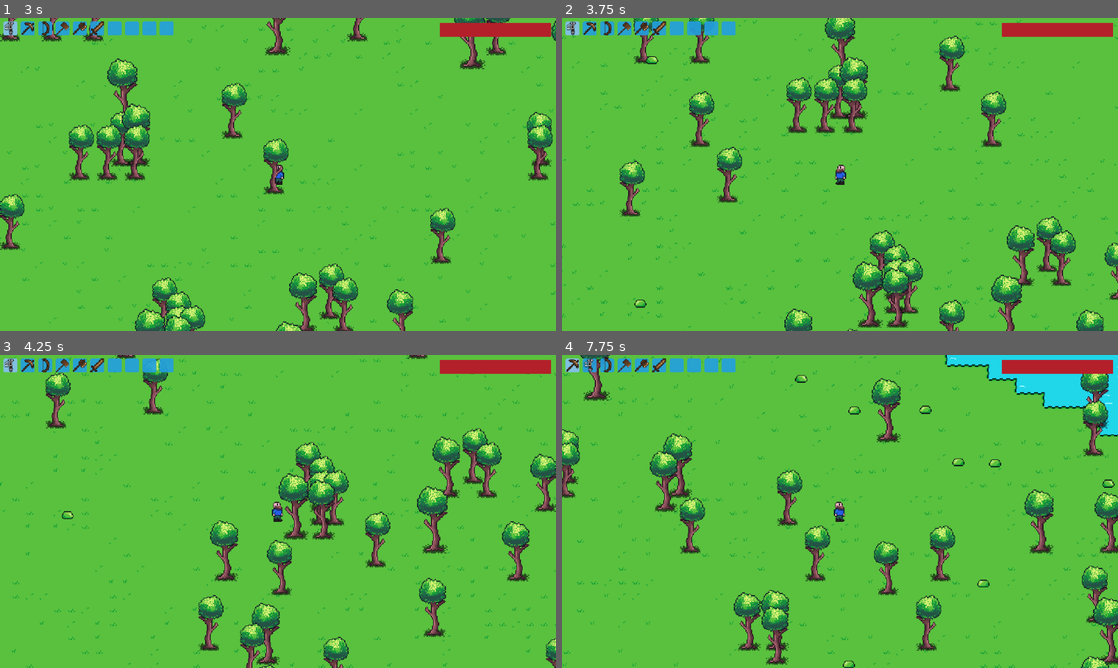
Above: before the commit, frames 1-4 (two rows, left to right).
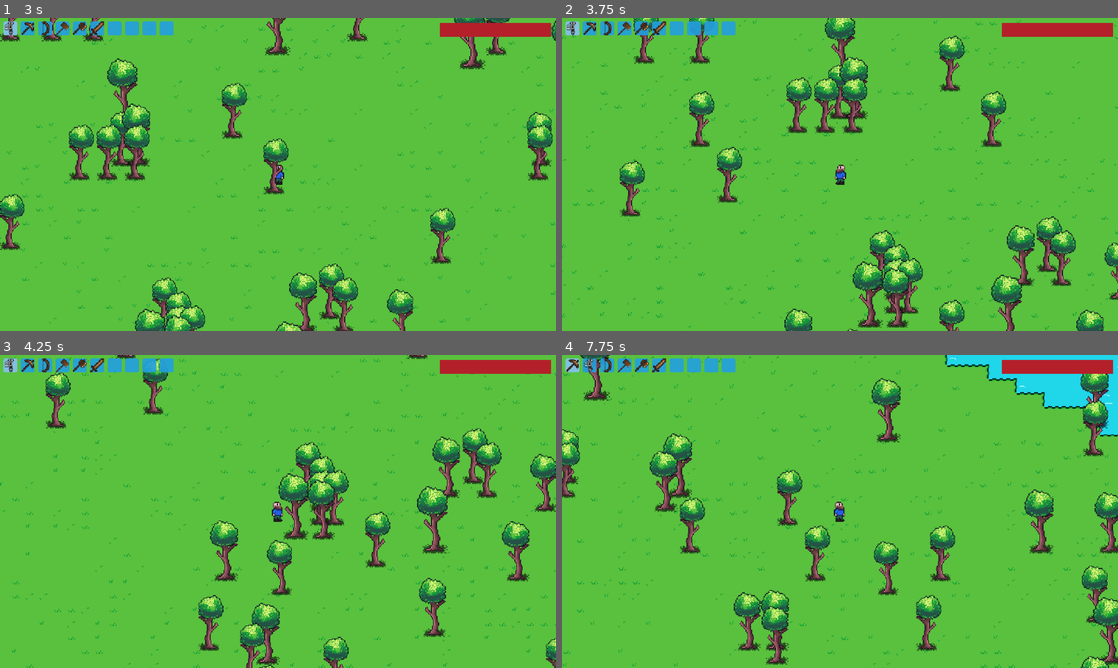
Above: after the commit, the same moments.

Repository: spsJakubSzydlowski/Evergrint
Game: Godot game, scene res://scenes/main.tscn
The game is run twice, just before and just after one commit, with the same random seed, the same clock (stepped at 60 frames per second) and the same inputs.
Inputs (mouse positions are in pixels of both pictures, inside the frame that each line leads up to):
- Up to frame 1 (3 s): tap Enter at 0.5 s; move the mouse to (11, 27) at 0.52 s; hold Up 0.53-2.03 s; tap A (a) at 0.6 s; click (11, 27) at 0.67 s; tap D (d) at 0.8, 1.35 s; move the mouse to (27, 27) at 1.27 s; click (27, 27) at 1.42 s; tap S (s) at 1.55, 2.1 s; move the mouse to (11, 27) at 2.02 s; hold Left from 2.03 s (still down); click (11, 27) at 2.17 s; tap W (w) at 2.3, 2.85 s; move the mouse to (27, 27) at 2.77 s; click (27, 27) at 2.92 s
- Up to frame 2 (3.75 s): tap A (a) at 3.05, 3.6 s; move the mouse to (573, 27) at 3.52 s; release Left at 3.53 s; hold Down from 3.53 s (still down); click (573, 27) at 3.67 s
- Up to frame 3 (4.25 s): keep holding Down; tap D (d) at 3.8 s
- Up to frame 4 (7.75 s): move the mouse to (589, 364) at 4.27 s; release Down at 4.28 s; hold Right 4.28-5.03 s; click (589, 364) at 4.35 s; tap S (s) at 4.55, 5.85, 7.55 s; move the mouse to (573, 364) at 5.02 s; hold Up 5.03-5.78 s; tap D (d) at 5.1, 6.8 s; click (573, 364) at 5.17 s; tap W (w) at 5.3, 6.6 s; move the mouse to (589, 364) at 5.77 s; hold Right from 5.78 s (still down); click (589, 364) at 5.92 s; tap A (a) at 6.05 s; move the mouse to (573, 364) at 6.52 s; click (573, 364) at 6.67 s; move the mouse to (589, 364) at 7.27 s; tap Alt at 7.35 s; click (589, 364) at 7.42 s

Frame 1 is identical in both runs. In frame 2, less than 0.1% of the frame differs, in the area x 13-18%, y 12-93%; in frame 3, less than 0.1%; in frame 4, 0.3%, in the area x 41-100%, y 6-100%.

Commit message:
Update main.tscn

Diff:
--- a/scenes/main.tscn
+++ b/scenes/main.tscn
@@ -21,7 +21,7 @@
 tile_set = ExtResource("2_jyhfs")
 
 [node name="EntitySpawnTimer" type="Timer" parent="."]
-wait_time = 0.1
+wait_time = 5.0
 autostart = true
 
 [node name="DeathScreen" parent="." instance=ExtResource("5_tefeu")]
